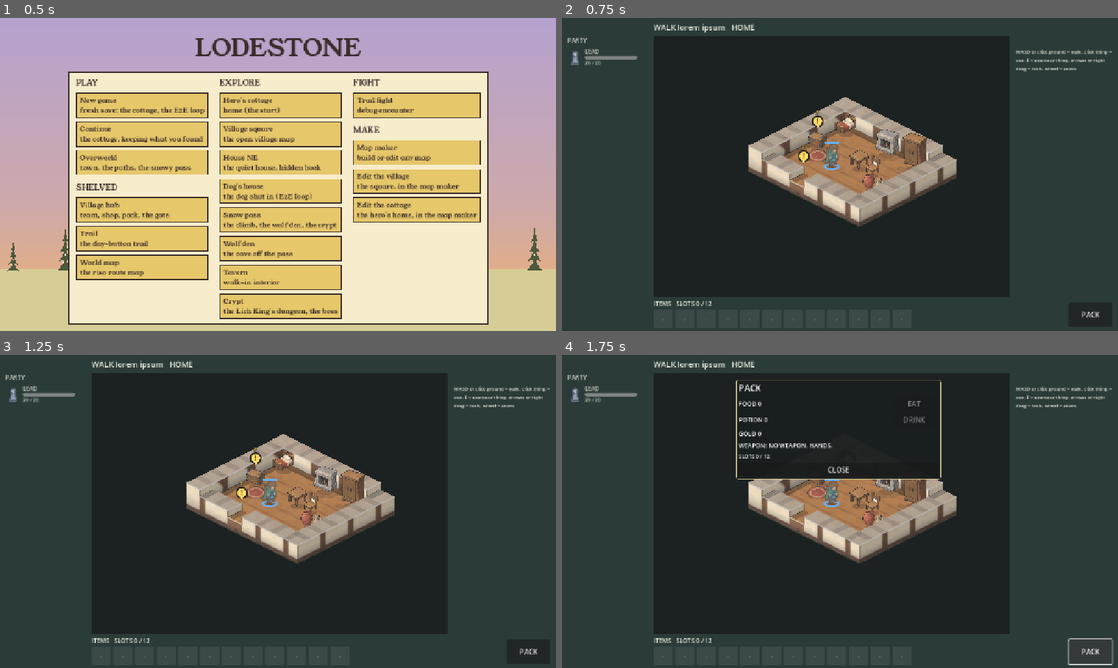
Above: before the commit, frames 1-4 (two rows, left to right).
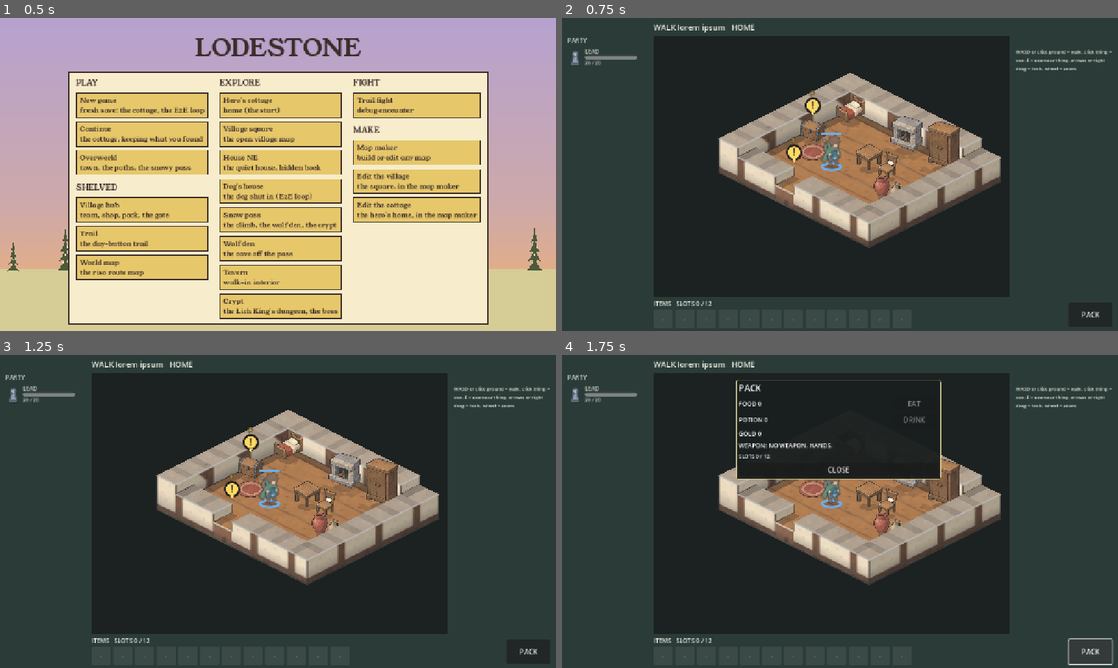
Above: after the commit, the same moments.

Repository: BrandonSigil/lodestone
Game: Godot game, scene res://scenes/launch.tscn
Same seed, same stepped clock (60 frames per second), same inputs: the game is played once before the commit and once after it.
Inputs:
- Up to frame 1 (0.5 s): no input
- Up to frame 2 (0.75 s): click "Hero's cottage home (the star…" at 0.5 s
- Up to frame 3 (1.25 s): no input
- Up to frame 4 (1.75 s): click "PACK" at 1.25 s

Frame 1 is identical in both runs. In frame 2, 14% of the frame differs, in the area x 28-79%, y 17-74%; in frame 3, 14%; in frame 4, 9.2%.

Commit message:
Explore: fix the chest-trap crash, closer camera, fog locked rooms
- A trap that drops the last member to 0 HP outside a fight now ends
  the run as a lost fight does, instead of drawing an empty party.
- Explore zoom starts at 1.35 (wheel 1.0 to 1.8).
- Ground reachable only through a shut door or rubble, with the walls
  facing only that ground and doors deeper in, is not drawn and hides
  its enemies and things until the way opens (ExploreRules.reach,
  ExploreRules.locked_cells).

Co-Authored-By: Claude Opus 5.5 <noreply@anthropic.com>

Diff:
--- a/game/scripts/explore/explore_rules.gd
+++ b/game/scripts/explore/explore_rules.gd
@@ -46,6 +46,61 @@
 			if dist(a, b) <= radius + 0.25 and grid.line_of_sight(a, b):
 				return true
 	return false
+
+
+# --- locked rooms -----------------------------------------------------------------
+
+## Every cell a walker with this Jump can get to from the `from` cells, on the steps walking takes.
+static func reach(grid: CombatGrid, from: Array, jump: int) -> Dictionary:
+	var out := {}
+	var todo: Array[Vector2i] = []
+	for c: Vector2i in from:
+		if grid.in_bounds(c) and not out.has(c):
+			out[c] = true
+			todo.append(c)
+	while not todo.is_empty():
+		var c: Vector2i = todo.pop_back()
+		for d in STEPS:
+			var n: Vector2i = c + d
+			if not out.has(n) and can_step_dir(grid, c, d, jump):
+				out[n] = true
+				todo.append(n)
+	return out
+
+
+## Cells behind a shut door or rubble: ground the party can't reach (`open` is what it can) but could once
+## one of `doors` opens, plus the walls and ledges that face only that ground. A door shows while it touches
+## open ground; one deeper in (a door off a locked corridor) is locked with the rest.
+## [USER] 2026-10-29: these rooms stay fogged until the party gets in.
+static func locked_cells(grid: CombatGrid, open: Dictionary, doors: Array, jump: int) -> Dictionary:
+	var past := {}
+	var todo: Array[Vector2i] = []
+	for door: Vector2i in doors:
+		past[door] = true
+		todo.append(door)
+	while not todo.is_empty():
+		var c: Vector2i = todo.pop_back()
+		var through := doors.has(c)  # a doorway leads onto whatever ground lies past it
+		for d in CombatRules.DIRS:
+			var n: Vector2i = c + d
+			if past.has(n) or open.has(n) or not grid.in_bounds(n):
+				continue
+			if doors.has(n) or (grid.passable(n) and (through or grid.can_step(c, n, jump))):
+				past[n] = true
+				todo.append(n)
+	var out := {}
+	for c: Vector2i in past:
+		if not doors.has(c) or not STEPS.any(func(e: Vector2i) -> bool: return open.has(c + e)):
+			out[c] = true
+	var ground := out.keys()
+	for c: Vector2i in ground:
+		for d in STEPS:
+			var w: Vector2i = c + d
+			if out.has(w) or not grid.in_bounds(w) or grid.passable(w) or doors.has(w) or open.has(w):
+				continue
+			if not STEPS.any(func(e: Vector2i) -> bool: return open.has(w + e)):
+				out[w] = true
+	return out
 
 
 # --- walking ----------------------------------------------------------------------
--- a/game/scripts/explore/explore_scene.gd
+++ b/game/scripts/explore/explore_scene.gd
@@ -13,8 +13,9 @@
 enum M { WALK, BUSY, DIALOG, DEPLOY, FIGHT, OVER }
 
 const CLIMB_RATE := 10.0  ## levels a second the leader's feet follow the ground on keys
-const ZOOM_MIN := 0.55
-const ZOOM_MAX := 1.6
+const ZOOM_START := 1.35  ## [USER] 2026-10-29: close in; what's on screen is what the party gets
+const ZOOM_MIN := 1.0
+const ZOOM_MAX := 1.8
 const PAN_SPEED := 700.0
 const PATH_COLOR := Color(1.0, 1.0, 1.0, 0.16)
 const GOAL_COLOR := Color(0.4, 0.75, 1.0, 0.45)
@@ -32,9 +33,11 @@
 var things: Array[Dictionary] = []  ## the map's things plus "done"
 var seen := {}  ## every cell the party has ever had in sight
 var in_sight := {}  ## cells in sight now
+var locked := {}  ## cells behind a shut door or rubble: left undrawn until the way opens
+var _reached := {}  ## every cell the party could walk to so far
 var mode := M.WALK
 var battle: Battle
-var zoom := 1.0
+var zoom := ZOOM_START
 var focus := Vector2.ZERO  ## grid point the camera centres on (unturned grid coords, so the camera turn keeps it)
 var focus_h := 0.0  ## height of that point
 var follow := true  ## the camera follows the leader until the player pans
@@ -118,6 +121,7 @@
 	_ui.layer = 4
 	add_child(_ui)
 	_walk_side()
+	_refresh_locked()
 	_refresh_sight()
 	_refresh_units()
 	_refresh_hud()
@@ -375,15 +379,29 @@
 			seen[c] = true
 		var lit := {}
 		for c in seen:
-			lit[c] = 2
+			if not locked.has(c):
+				lit[c] = 2
 		board.fog = lit
 		return
 	for c in in_sight:
 		seen[c] = true
 	var fog := {}
 	for c in seen:
-		fog[c] = 2 if in_sight.has(c) else 1
+		if not locked.has(c):
+			fog[c] = 2 if in_sight.has(c) else 1
 	board.fog = fog
+
+
+## Work out which rooms are still behind a shut door or rubble. On arrival and when a way opens.
+func _refresh_locked() -> void:
+	var doors: Array[Vector2i] = []
+	for t in things:
+		if not t.done and (t.kind == "door" or t.kind == "rubble"):
+			doors.append(t.cell)
+	var jump: int = leader().jump if leader() else 1
+	_reached.merge(ExploreRules.reach(grid, party_cells(), jump))
+	locked = ExploreRules.locked_cells(grid, _reached, doors, jump)
+	board.fog_on = fogged() or not locked.is_empty()
 
 
 ## Fog of war on this map: the map asks for it and the switch is on (it is off for now, ExploreRules.FOG_OF_WAR).
@@ -409,7 +427,7 @@
 		if g.state == "gone":
 			continue
 		for u: CombatUnit in g.units:
-			if u.alive() and (in_sight.has(u.cell) or not fogged()):
+			if u.alive() and (in_sight.has(u.cell) or not fogged()) and not locked.has(u.cell):
 				shown.append(u)
 	board.units = shown
 
@@ -564,7 +582,7 @@
 	if c == CombatBoard.NONE:
 		return
 	var g := group_at(c)
-	if not g.is_empty() and (in_sight.has(c) or not fogged()):
+	if not g.is_empty() and (in_sight.has(c) or not fogged()) and not locked.has(c):
 		for s in ExploreRules.sight(grid, _group_cells(g), int(g.def.sight)):
 			if seen.has(s):
 				board.highlights[s] = WATCH_COLOR
@@ -689,6 +707,12 @@
 			if Txt.has("UI_GOT_" + f.to_upper()):
 				lines.append(Txt.t("UI_GOT_" + f.to_upper()))  # the dog joins, the Lodestone is taken
 		lines.append(fx.run.replace(";", "  "))
+	if Game.run.wiped():
+		# A trap took the last one standing: the run ends as a lost fight does.
+		lines.append(Txt.t("UI_DEFEAT"))
+		mode = M.OVER
+		_dialog_button(_new_dialog("\n".join(lines)), Txt.t("UI_CONTINUE"), func() -> void: Game.recall())
+		return
 	if lines.is_empty():
 		_close_dialog()
 		_apply_map_fx(fx.map, ctx)
@@ -735,6 +759,8 @@
 			"travel":
 				_travel(t)
 	if mode == M.WALK:
+		if "open" in list:
+			_refresh_locked()
 		_refresh_sight()
 		_refresh_units()
 		check_groups(true)  # right after a choice (BACK OFF included) nobody pounces before the party moves
@@ -765,8 +791,8 @@
 
 ## Party pieces rebuilt from the run (new members, new stats). They stand with the leader. Not mid-fight.
 func _rebuild_party() -> void:
-	if mode == M.FIGHT or mode == M.DEPLOY:
-		return
+	if mode == M.FIGHT or mode == M.DEPLOY or Game.run.wiped():
+		return  # a wiped party keeps its fallen pieces until the run ends
 	var lead := leader()
 	var at: Vector2i = lead.cell if lead else _free_start()
 	var facing: Vector2i = lead.facing if lead else Vector2i(1, 0)
--- a/game/tests/test_explore.gd
+++ b/game/tests/test_explore.gd
@@ -80,6 +80,40 @@
 	ok(not g.line_of_sight(south, north + Vector2i(0, -2)), "a shut door blocks sight")
 	g.set_terrain(door.cell, CombatGrid.T.ROAD)
 	ok(g.passable(door.cell), "an open door is floor")
+
+
+func test_rooms_past_a_shut_door_stay_locked() -> void:
+	var g := _room()
+	var gap := Vector2i(4, 2)
+	g.set_terrain(gap, CombatGrid.T.RUIN)
+	var open := ExploreRules.reach(g, [Vector2i(0, 0)], 1)
+	ok(open.has(Vector2i(3, 4)) and not open.has(Vector2i(5, 0)), "the party reaches only its own side")
+	var locked := ExploreRules.locked_cells(g, open, [gap], 1)
+	ok(locked.has(Vector2i(5, 0)) and locked.has(Vector2i(8, 4)), "the far side is locked")
+	ok(not locked.has(gap), "the door itself shows")
+	ok(not locked.has(Vector2i(4, 0)), "a wall that faces the party shows")
+	ok(not locked.has(Vector2i(2, 2)), "the party's side never locks")
+	g.set_terrain(gap, CombatGrid.T.STONE)
+	open = ExploreRules.reach(g, [Vector2i(0, 0)], 1)
+	ok(ExploreRules.locked_cells(g, open, [], 1).is_empty(), "nothing is locked once the door opens")
+
+
+func test_crypt_chest_is_locked_until_the_door_opens() -> void:
+	var m := _crypt()
+	var doors: Array[Vector2i] = []
+	var chest := Vector2i(-1, -1)
+	for t in m.things:
+		if t.kind == "door" or t.kind == "rubble":
+			m.grid.set_terrain(t.cell, CombatGrid.T.RUIN)
+			doors.append(t.cell)
+		if t.id == "crypt_chest":
+			chest = t.cell
+	var open := ExploreRules.reach(m.grid, [m.start[0]], 1)
+	var locked := ExploreRules.locked_cells(m.grid, open, doors, 1)
+	ok(locked.has(chest), "the crypt chest sits in a locked room")
+	ok(not locked.has(Vector2i(26, 18)), "the gate, facing the yard, shows")
+	ok(locked.has(Vector2i(28, 15)), "the crypt door, off the corridor past the gate, is locked too")
+	ok(not locked.has(m.start[0]), "the yard the party starts in is open")
 
 
 func test_path_goes_through_the_gap() -> void:
Not shown, changed: docs/decisions.md
Not shown, changed: docs/systems/explore.md
